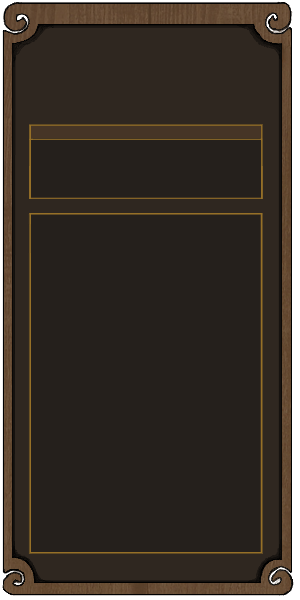
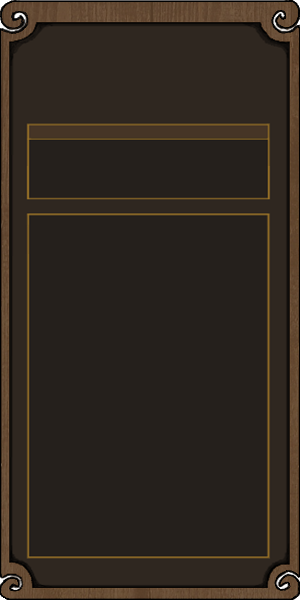
The second (300, 600) image is a revision of the first. Changes to its layers:
painted on "wood" over left=1, top=2, right=299, bottom=599
removed layer "Layer #4" over left=2, top=2, right=294, bottom=596
removed layer "Layer #1" over left=3, top=3, right=292, bottom=594
removed layer "Layer #2" over left=2, top=1, right=293, bottom=596
painted on "Background" over left=0, top=0, right=300, bottom=600
